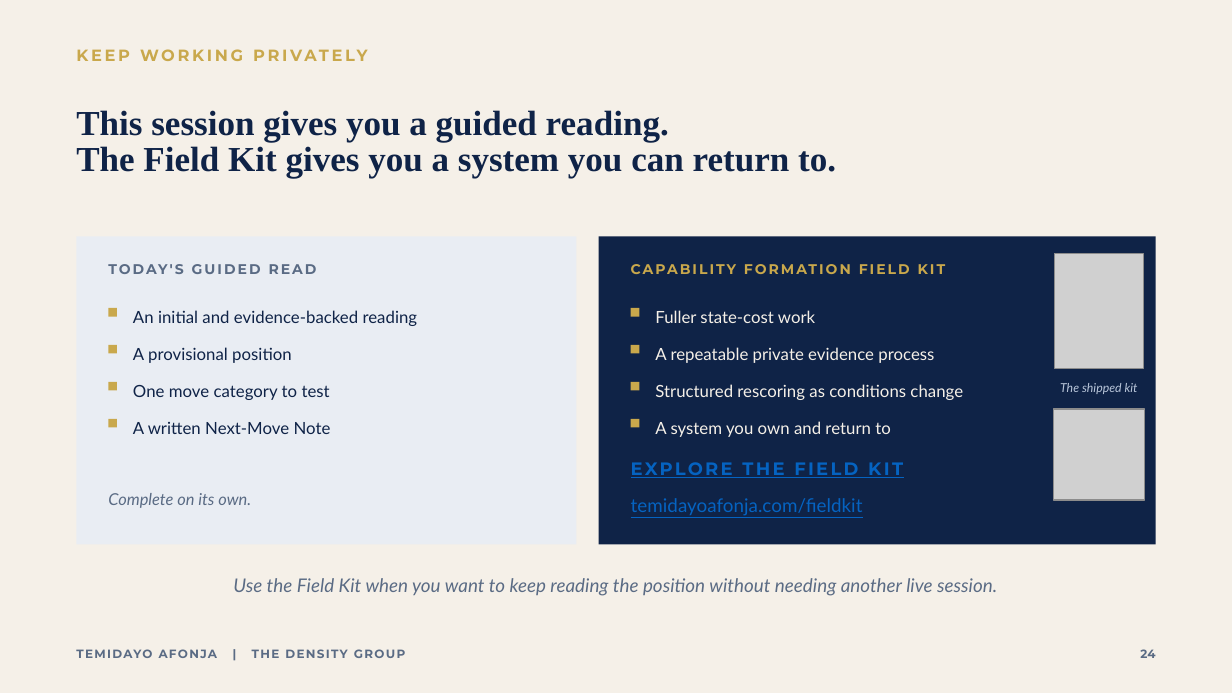
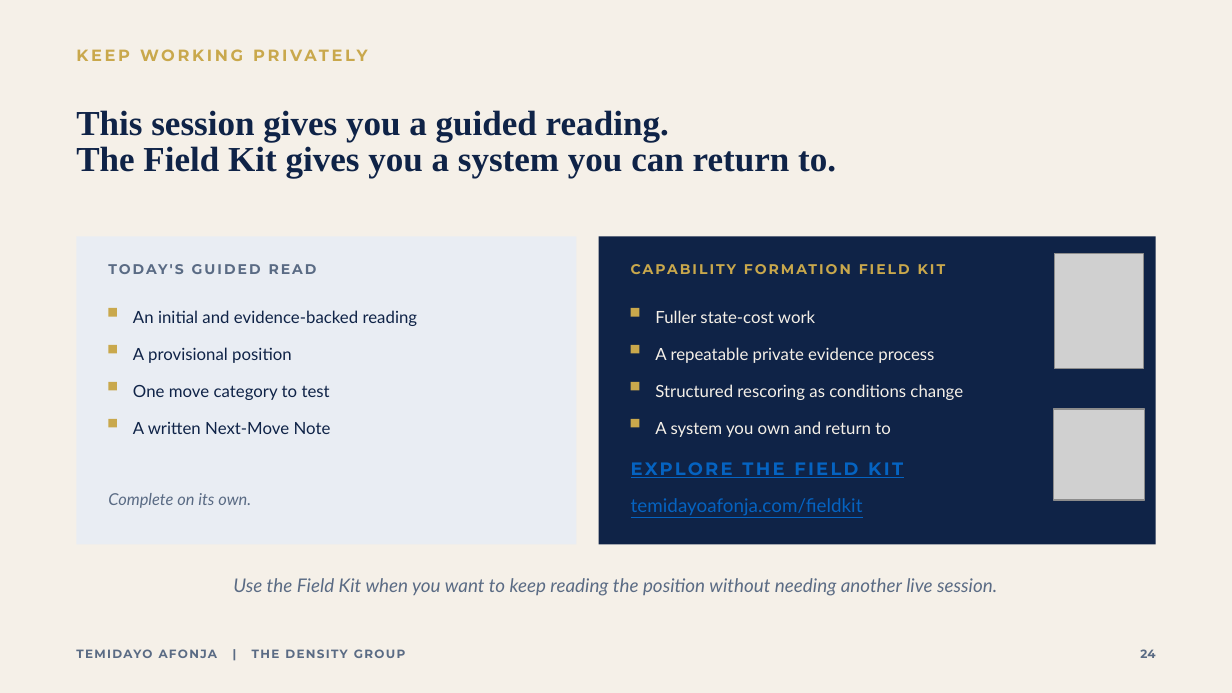
Before and after one commit to temidanielle/temidayoafonja-site, a slide deck: slide 24 of sept16-v204-assets/PRESENTER_VERSION_Stay_or_Leave_Live_Career_Growth_Assessment_60MIN_v2.0.4_CANDIDATE.pptx. Drawn at 1232x693 pixels with LibreOffice and Linux fonts; fonts in the diff are those of the drawing; grey boxes stand for pictures. Boxes give left, top, right and bottom in pixels: in the first picture for what was removed or moved away, otherwise in the second. Text is boxed around its words. In the diff, an @@ line names an element or a change of style, - is before the commit and + after.

```diff
--- a/sept16-v204-assets/PRESENTER_VERSION_Stay_or_Leave_Live_Career_Growth_Assessment_60MIN_v2.0.4_CANDIDATE.pptx
+++ b/sept16-v204-assets/PRESENTER_VERSION_Stay_or_Leave_Live_Career_Growth_Assessment_60MIN_v2.0.4_CANDIDATE.pptx
@@ text removed at (x1=1060, y1=383, x2=1138, y2=394) @@
-The shipped kit
```
Also in this commit, not shown: 5 other files.
